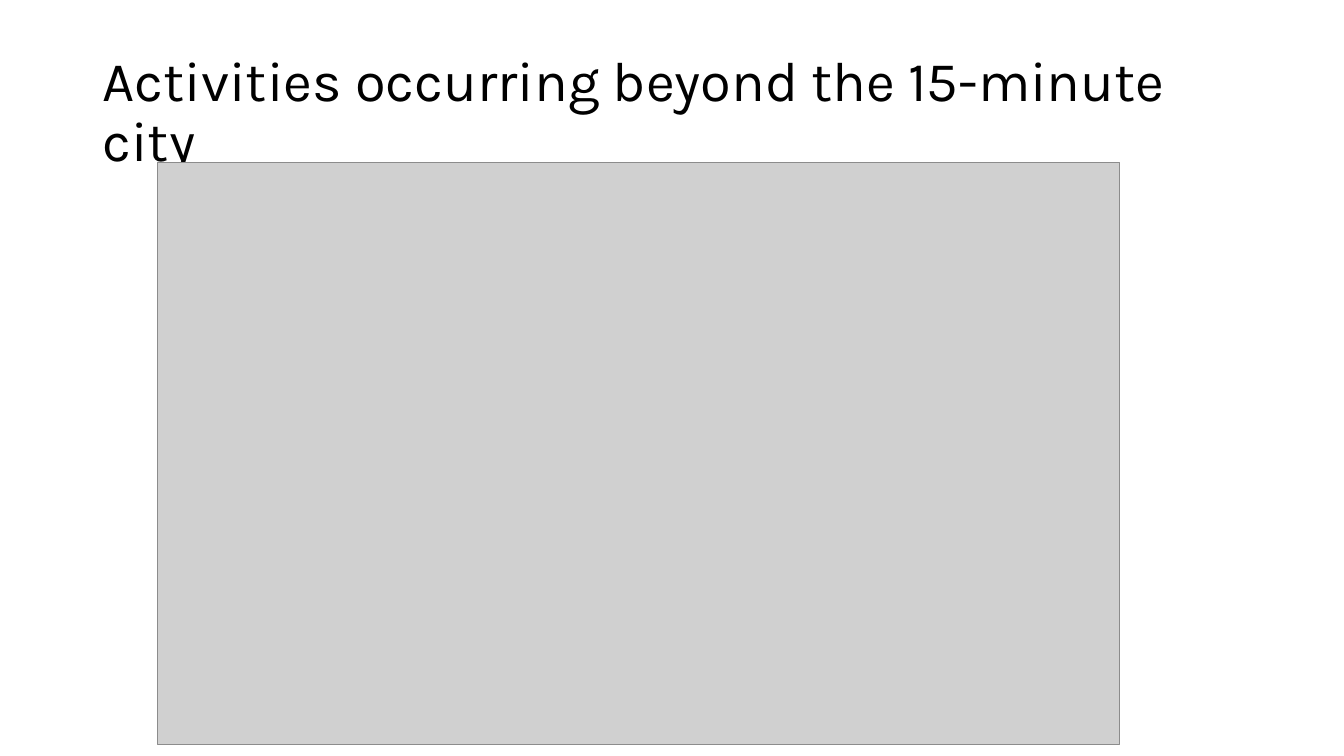
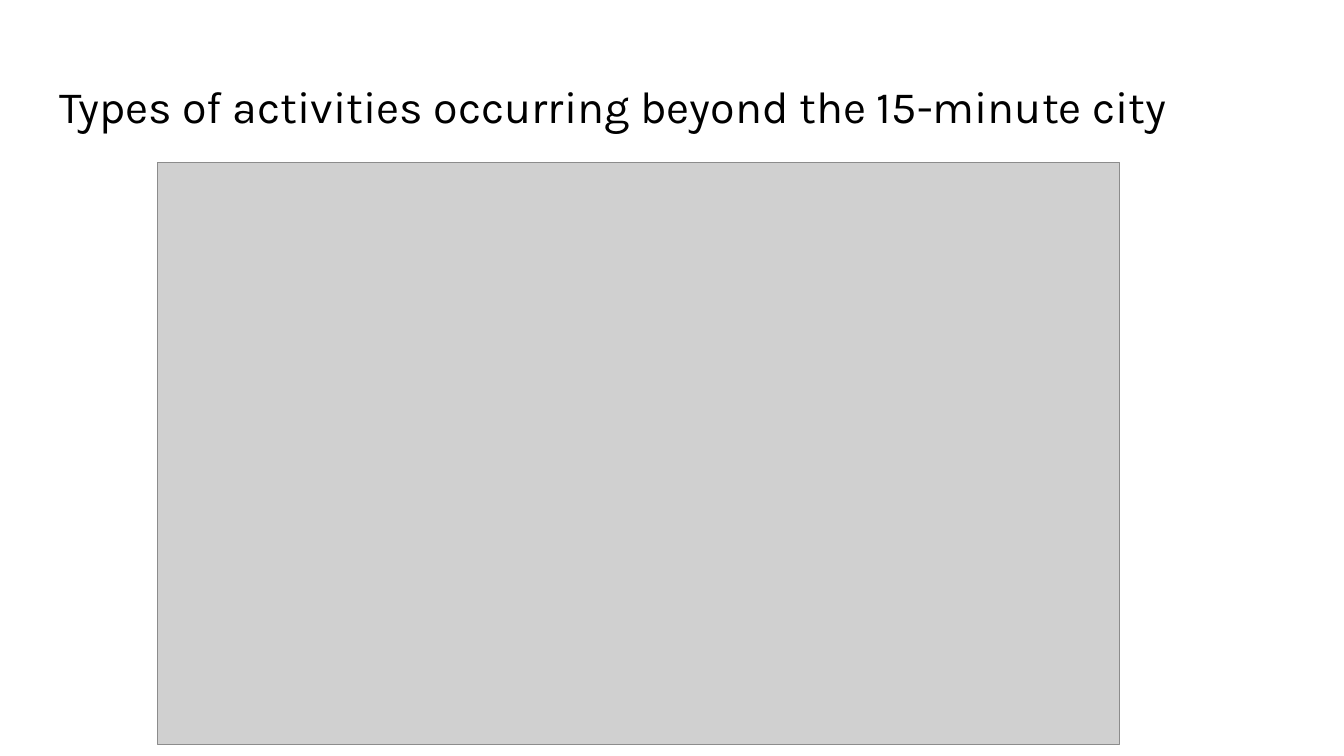
Before and after one commit to nono2001geek/Semester_Project_Lucie_No-mie, a slide deck: slide 9 of The 15-Minute City in Practice.pptx. Drawn at 1344x756 pixels with LibreOffice and Linux fonts; fonts in the diff are those of the drawing; grey boxes stand for pictures. Boxes give left, top, right and bottom in pixels: in the first picture for what was removed or moved away, otherwise in the second. Text is boxed around its words. In the diff, an @@ line names an element or a change of style, - is before the commit and + after.

```diff
--- a/The 15-Minute City in Practice.pptx
+++ b/The 15-Minute City in Practice.pptx
@@ title at (x1=59, y1=92, x2=1166, y2=134): text changed; size 40 to 32 pt @@
-Activities occurring beyond the 15-minute city
+Types of activities occurring beyond the 15-minute city
```
Also in this commit, not shown: 3 other slides changed.
